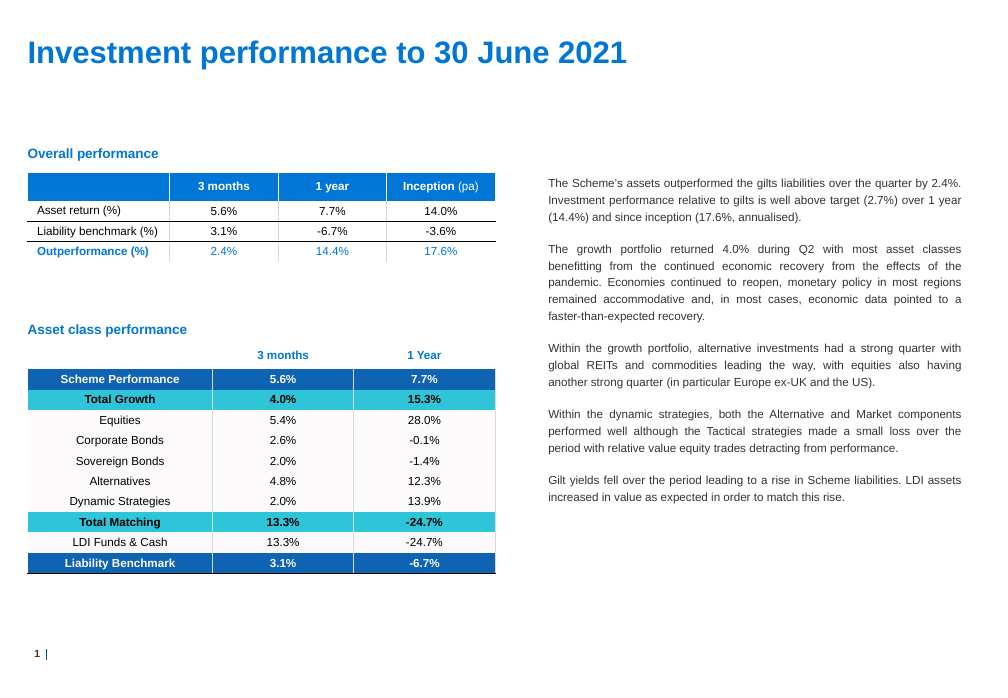
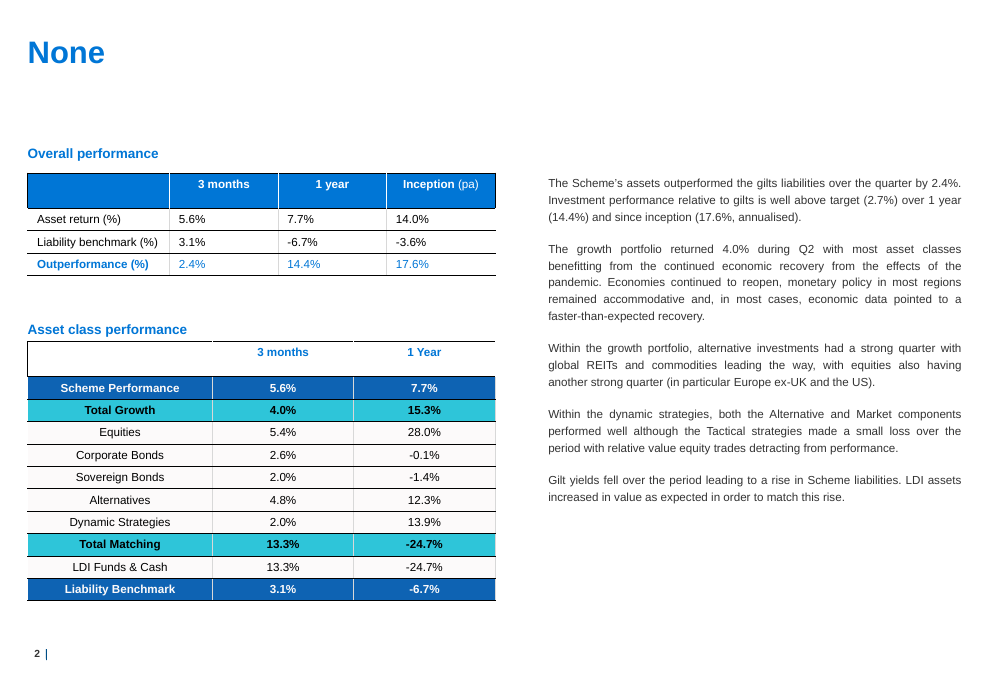
Before and after one commit to GayashanSameera/PythonPPTXGen, a slide deck: slide 2 of output.pptx. Drawn at 1008x698 pixels with LibreOffice and Linux fonts; fonts in the diff are those of the drawing; background and template pictures are left out. Boxes give left, top, right and bottom in pixels: in the first picture for what was removed or moved away, otherwise in the second. Text is boxed around its words. In the diff, an @@ line names an element or a change of style, - is before the commit and + after.

```diff
--- a/output.pptx
+++ b/output.pptx
@@ text at bbox=[28, 41, 106, 64]: text changed @@
-Investment performance to 30 June 2021
+None
@@ table at bbox=[28, 173, 496, 275] @@
@@ alignment centre to left @@
@@ borders changed @@
@@ table at bbox=[28, 342, 496, 600] @@
@@ borders changed @@
```
Also in this commit, not shown: 1 other slide changed, 5 other files.
